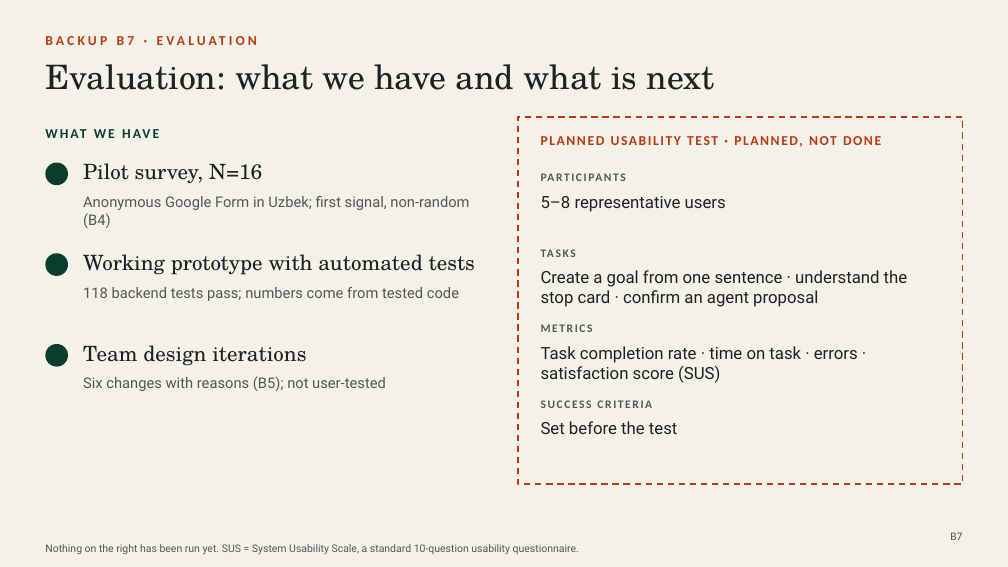
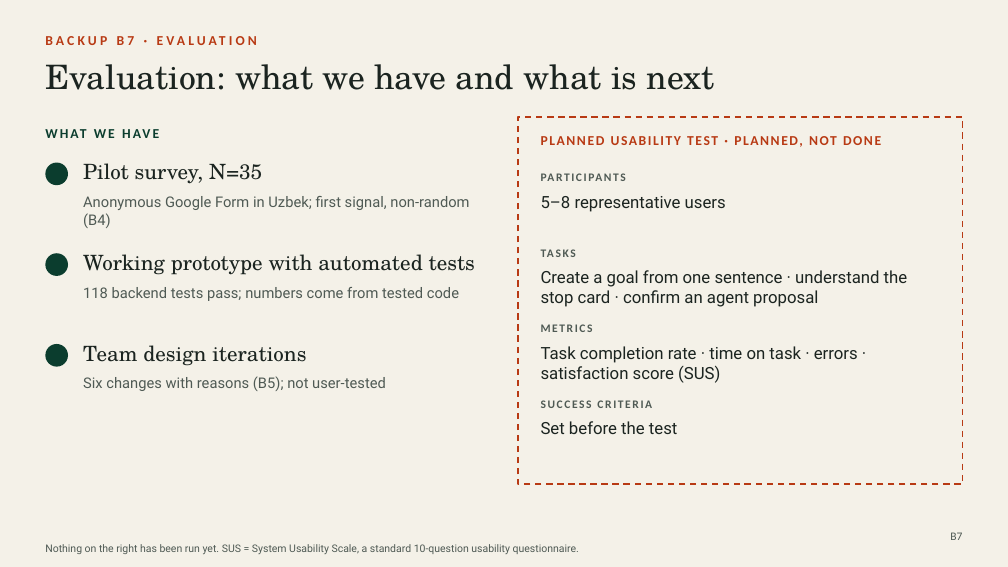
Before and after one commit to quixtorm/Goalie, a slide deck: slide 7 of pitch/Goalie_backup.pptx. Drawn at 1008x567 pixels with LibreOffice and Linux fonts; fonts in the diff are those of the drawing. Boxes give left, top, right and bottom in pixels: in the first picture for what was removed or moved away, otherwise in the second. Text is boxed around its words. In the diff, an @@ line names an element or a change of style, - is before the commit and + after.

```diff
--- a/pitch/Goalie_backup.pptx
+++ b/pitch/Goalie_backup.pptx
@@ text at box(83, 163, 262, 184): text changed @@
-Pilot survey, N=16
+Pilot survey, N=35
```
Also in this commit, not shown: 3 other slides changed, 4 other files.
